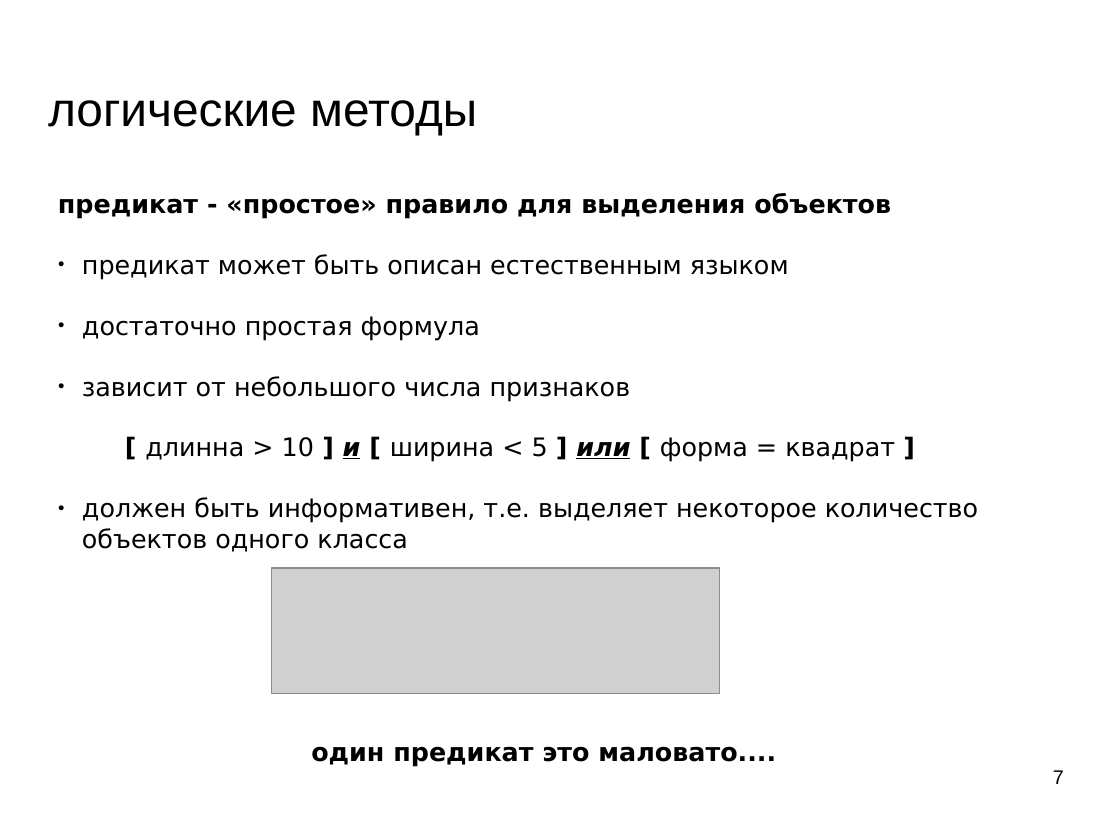
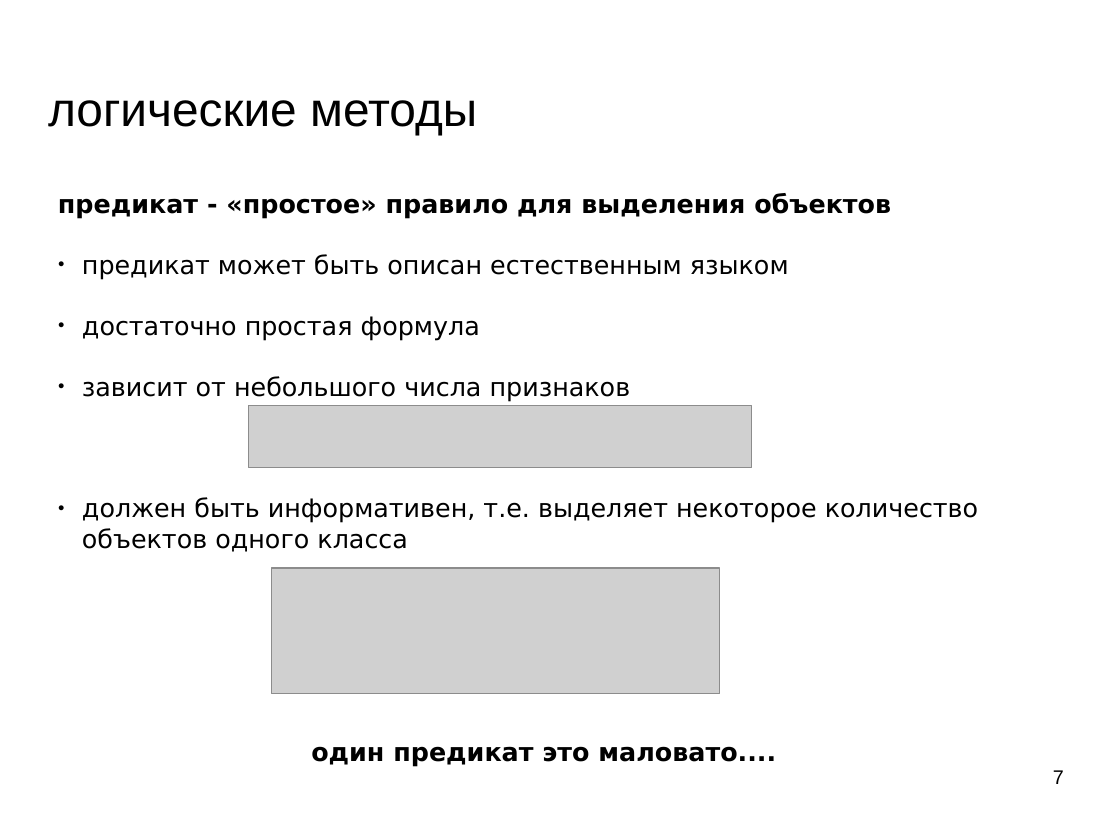
Before and after one commit to mechanoid5/ml_lectorium_legacy, a slide deck: slide 7 of 09-logical.odp. Drawn at 1120x840 pixels with LibreOffice and Linux fonts; fonts in the diff are those of the drawing; grey boxes stand for pictures; background and template pictures are left out. Boxes give left, top, right and bottom in pixels: in the first picture for what was removed or moved away, otherwise in the second. Text is boxed around its words. In the diff, an @@ line names an element or a change of style, - is before the commit and + after.

```diff
--- a/09-logical.odp
+++ b/09-logical.odp
@@ picture added at <box>248,406,752,468</box> @@
@@ text at <box>145,437,895,462</box>: paragraph removed @@
-[ длинна > 10 ] и [ ширина < 5 ] или [ форма = квадрат ]
```
Also in this commit, not shown: 3 slides removed, 16 other files.
